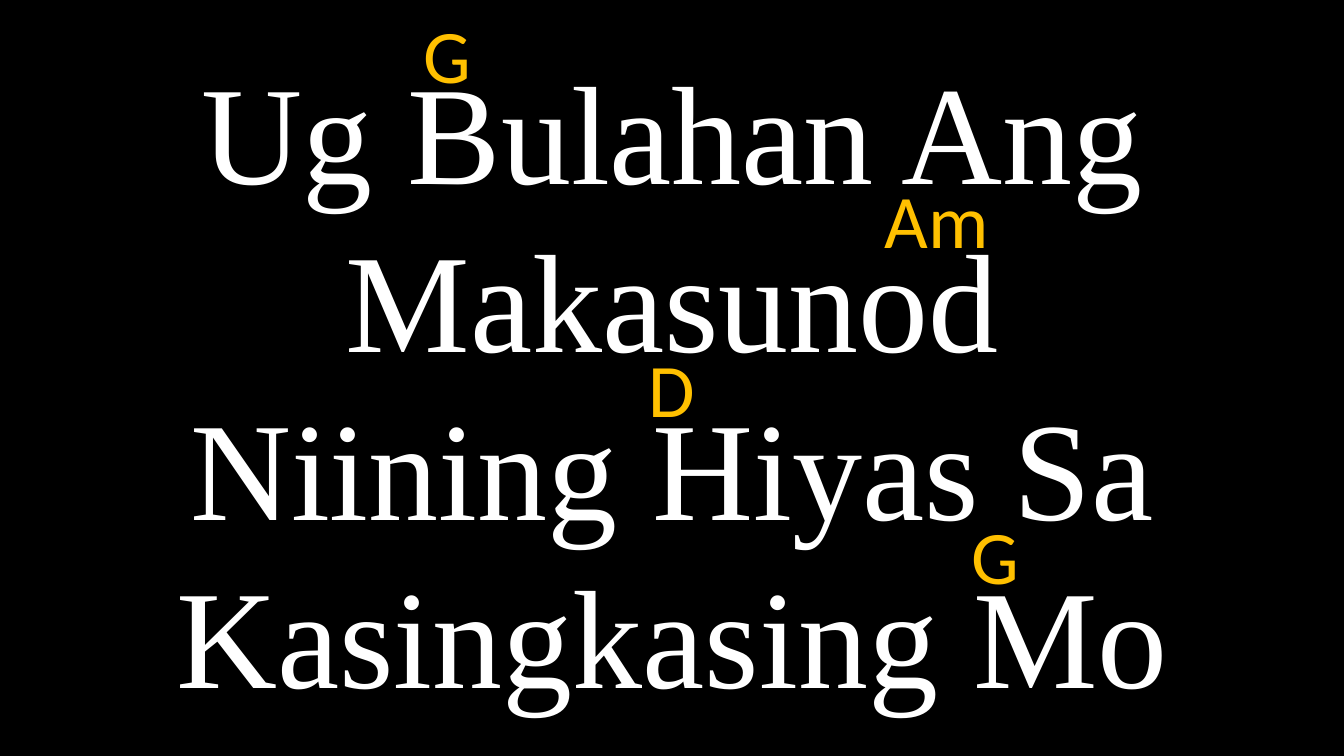
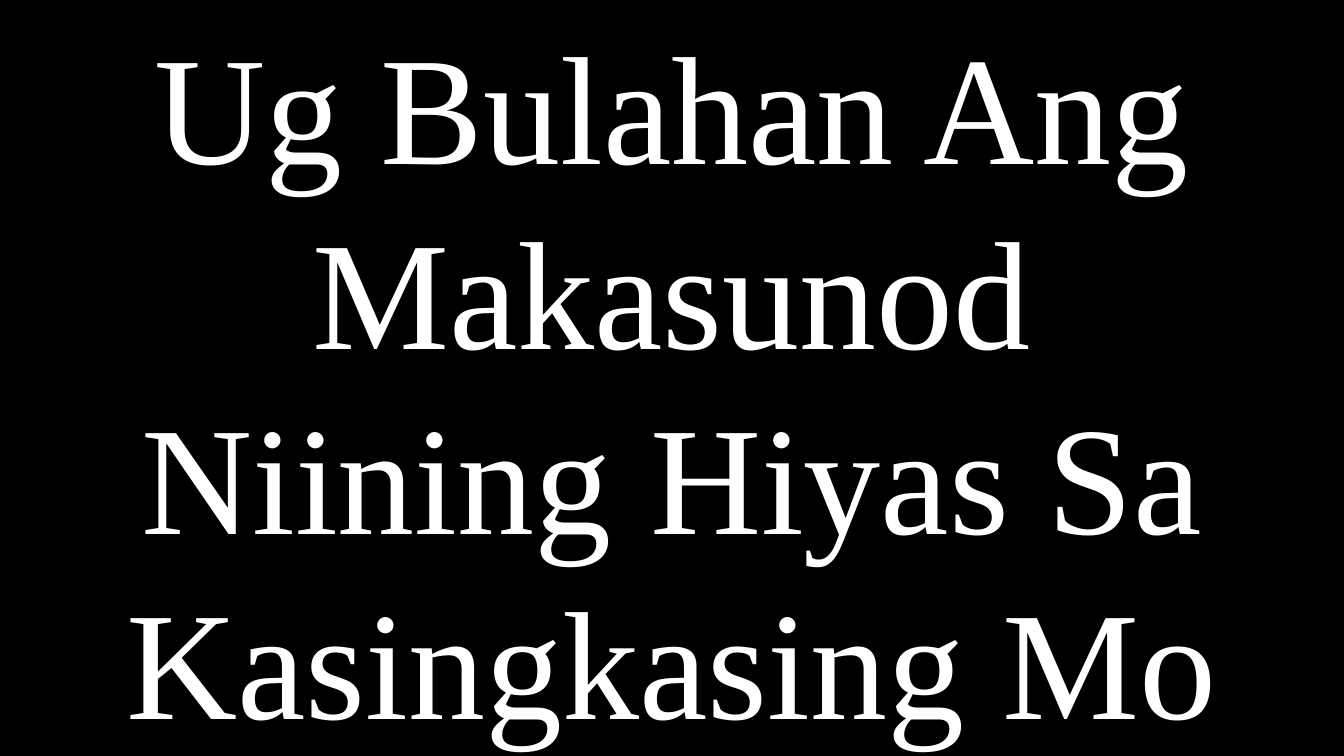
Before and after one commit to CHRISTIANARIBAL/Simbahan, a slide deck: slide 3 of Kanta/kalawat/Gi Tudluan.pptx (slide 4 before the commit). Drawn at 1344x756 pixels with LibreOffice and Linux fonts; fonts in the diff are those of the drawing. Boxes give left, top, right and bottom in pixels: in the first picture for what was removed or moved away, otherwise in the second. Text is boxed around its words. In the diff, an @@ line names an element or a change of style, - is before the commit and + after.

```diff
--- a/Kanta/kalawat/Gi Tudluan.pptx
+++ b/Kanta/kalawat/Gi Tudluan.pptx
@@ rectangle "Ug Bulahan Ang Makasunod" at <box>0,2,1344,756</box>: size 100 to 110 pt @@
@@ text removed at <box>423,34,471,101</box> @@
-G
@@ text removed at <box>885,199,989,266</box> @@
-Am
@@ text removed at <box>649,368,695,434</box> @@
-D
@@ text removed at <box>972,535,1020,601</box> @@
-G
```
Also in this commit, not shown: 8 other slides changed, 1 slide removed, 5 other files.
